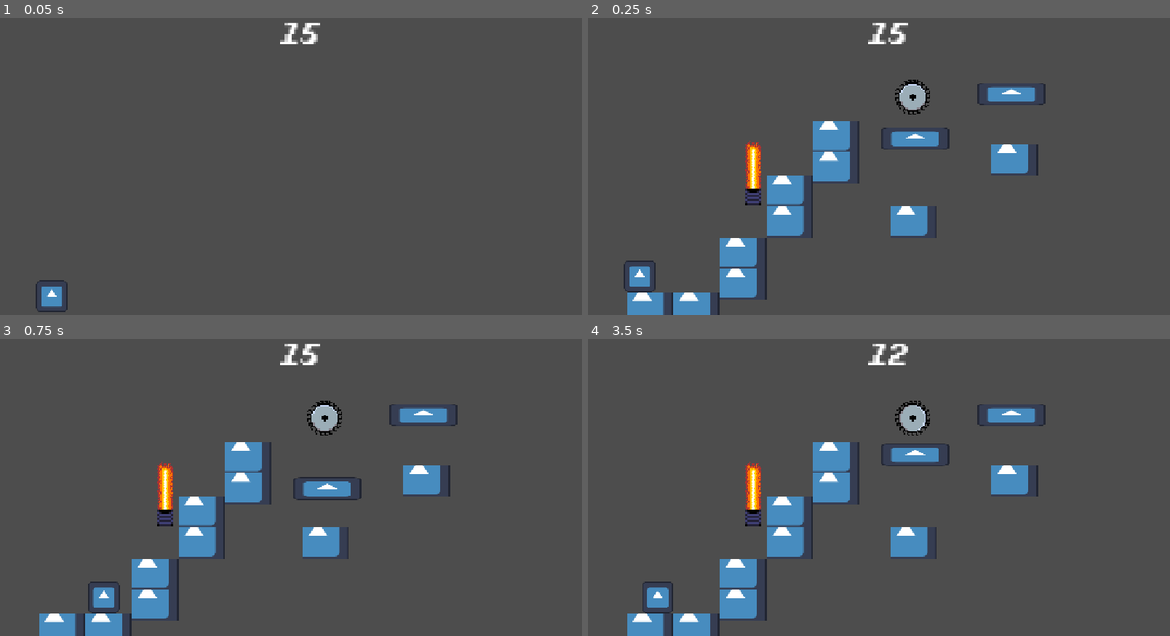
Above: before the commit, frames 1-4 (two rows, left to right).
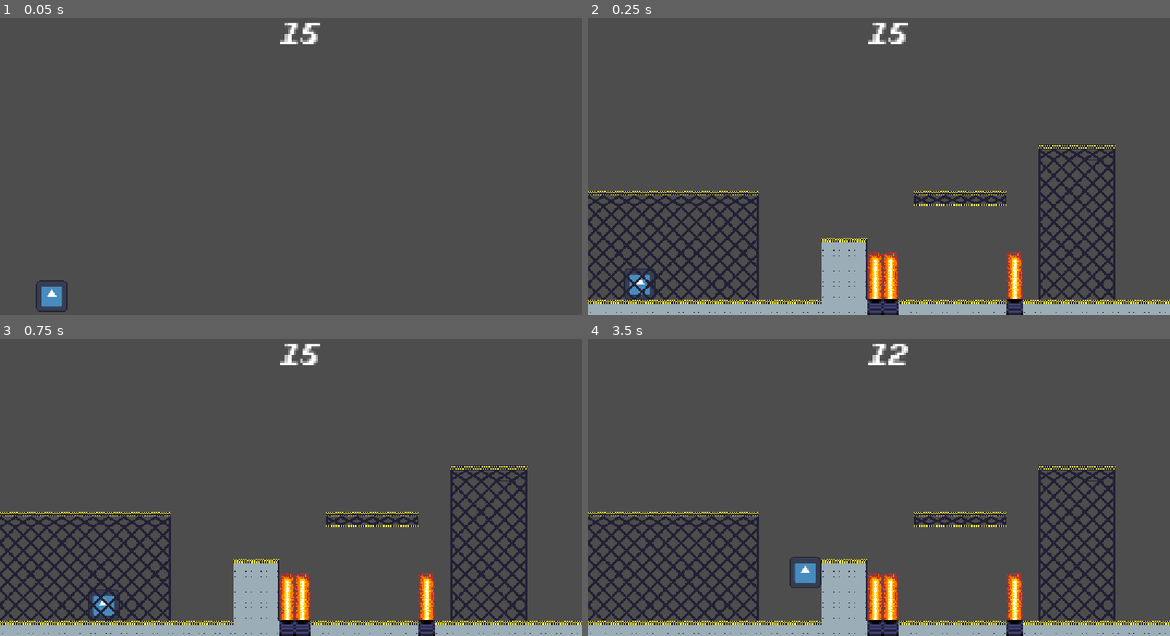
Above: after the commit, the same moments.

Repository: Gamnraa/GMTK2026
Game: Godot game, scene res://MainScene.tscn
Two runs of this game, one before a commit and one after it. Both use one fixed random seed, a clock stepped at 60 frames per second and the inputs below. The engine's default icon, where the game draws it, is replaced by a stand-in: a white triangle on a blue panel in a dark square.
Inputs:
- Up to frame 1 (0.05 s): no input
- Up to frame 2 (0.25 s): no input
- Up to frame 3 (0.75 s): tap Enter (ui_accept) at 0.5 s; hold D (right) from 0.53 s (still down); hold S (ground_pound) from 0.53 s (still down)
- Up to frame 4 (3.5 s): tap Space (jump) at 0.77, 1.52, 3.02 s; release S (ground_pound) at 1.28 s; tap S (ground_pound) at 1.35, 2.85 s; release D (right) at 2.03 s; hold A (left) 2.03-2.78 s; hold S (ground_pound) 2.03-2.78 s; hold D (right) from 2.78 s (still down)

Frame 1 is identical in both runs. In frame 2, 23% of the frame differs, in the area x 0-100%, y 20-100%; in frame 3, 23%; in frame 4, 24%.
Error in both runs: Invalid call. Nonexistent function 'create_time' in base 'SceneTree'. (res://Scripts/Firetrap.gd:5)

Commit message:
Update Global.gd

Diff:
--- a/gmtk-2026/Scripts/Global.gd
+++ b/gmtk-2026/Scripts/Global.gd
@@ -28,7 +28,7 @@
 	is_ingame = true
 
 	#TheScene.appear()
-	var next_level = load("res://Nodes/Levels/debug_level.tscn")
+	var next_level = load("res://Nodes/Levels/debug_levelA.tscn")
 
 	if TheScene.get_node("Level").get_child(0): TheScene.get_node("Level").get_child(0).free()
 	TheScene.get_node("Level").add_child(next_level.instantiate())
